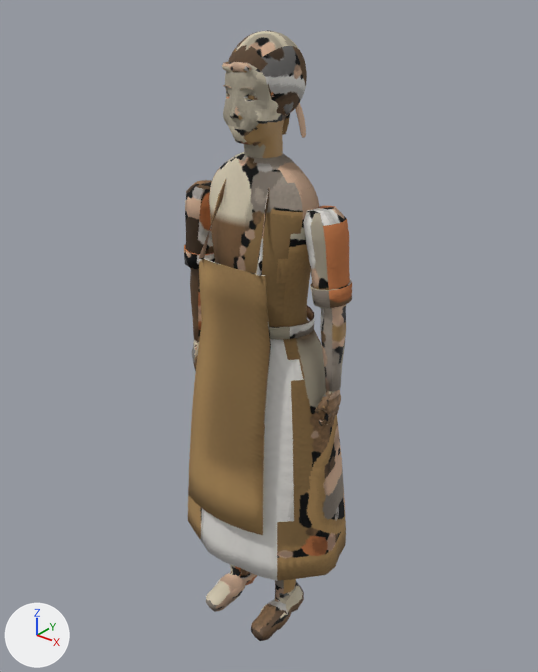
Renders of the Blender file models/src/npc-baker.blend from each side of a commit.
Camera for both pictures: a 50 mm lens placed at (1.229, -1.504, 1.948), pointed at (-0.013, 0.047, 0.986). Lighting does not change. The marker at lower left points along +X, +Y and +Z. The first picture is the older version.

The older version as bpy lines, for what is in view:
```python
me_baker_mesh = bpy.data.meshes.new('baker_Mesh')
me_baker_mesh.from_pydata(...)  # 9490 vertices, 12027 faces; spans x -0.28..0.28, y -0.21..0.24, z 0.0..1.83
me_baker_mesh.polygons.foreach_set('use_smooth', [True] * 12027)
# faces by material slot: [5307, 1687, 3655, 192, 720, 208, 160, 98]
me_baker_mesh.materials.append(mat_baker_skin)
me_baker_mesh.materials.append(mat_baker_hair)
me_baker_mesh.materials.append(mat_baker_cloth)
me_baker_mesh.materials.append(mat_baker_eye)
me_baker_mesh.materials.append(mat_baker_leather)
me_baker_mesh.materials.append(mat_baker_wood)
me_baker_mesh.materials.append(mat_baker_metal)
me_baker_mesh.materials.append(mat_baker_foam)
ob_npc_baker = bpy.data.objects.new('NPC_Baker', me_baker_mesh)
ob_npc_baker.location = (0.0, 0.0, 0.0)
```
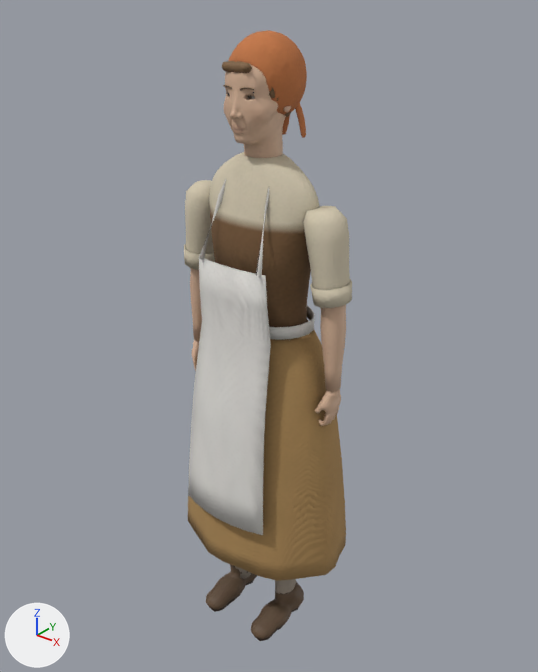
Changed parts and their boxes (x1, y1, x2, y2) in the pictures (538 x 672 px):
part 1 of me_baker_mesh, cut back
    both: (223, 40, 307, 145)
part 2 of me_baker_mesh, surface changed
    both: (184, 30, 352, 640)

The edits, one by one:
me_baker_mesh is used by ob_npc_baker; location (0.0, 0.0, 0.0).
me_baker_mesh had 9490 vertices, 12027 faces and spanned x -0.28..0.28, y -0.21..0.24, z 0.0..1.83.
me_baker_mesh now has 12239 vertices, 15073 faces and spans x -0.28..0.28, y -0.21..0.24, z 0.0..1.83.
me_baker_mesh part 1: 270 vertices moved within x -0.09..0.09, y -0.1..0.13, z 1.57..1.8; 309 vertices removed from x -0.09..0.09, y -0.1..0.12, z 1.57..1.81; 3058 vertices added at x -0.09..0.09, y -0.11..0.13, z 1.57..1.81.
me_baker_mesh part 2: 8914 kept faces spanning x -0.28..0.28, y -0.21..0.24, z 0.0..1.83 get new texture (UV) coordinates.
